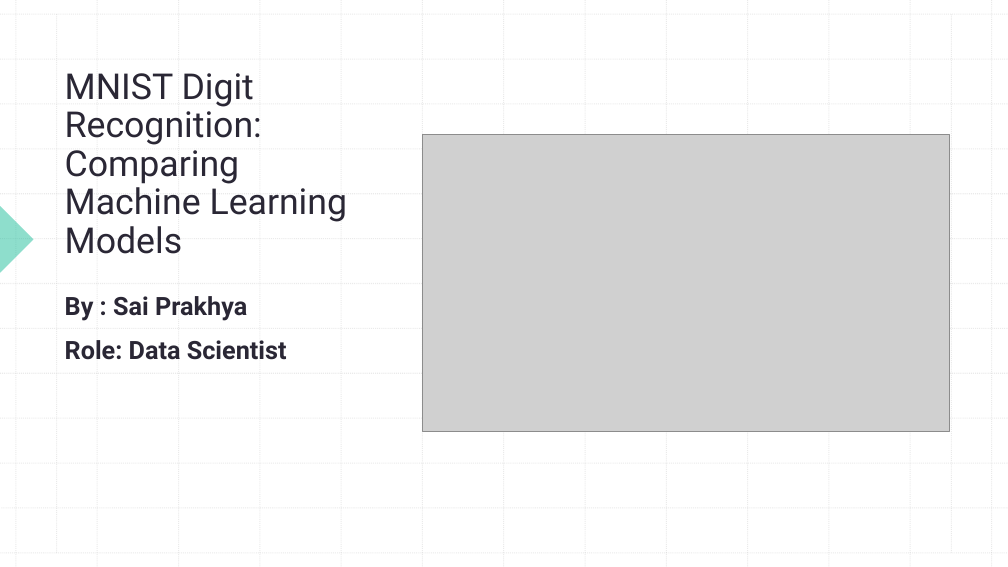
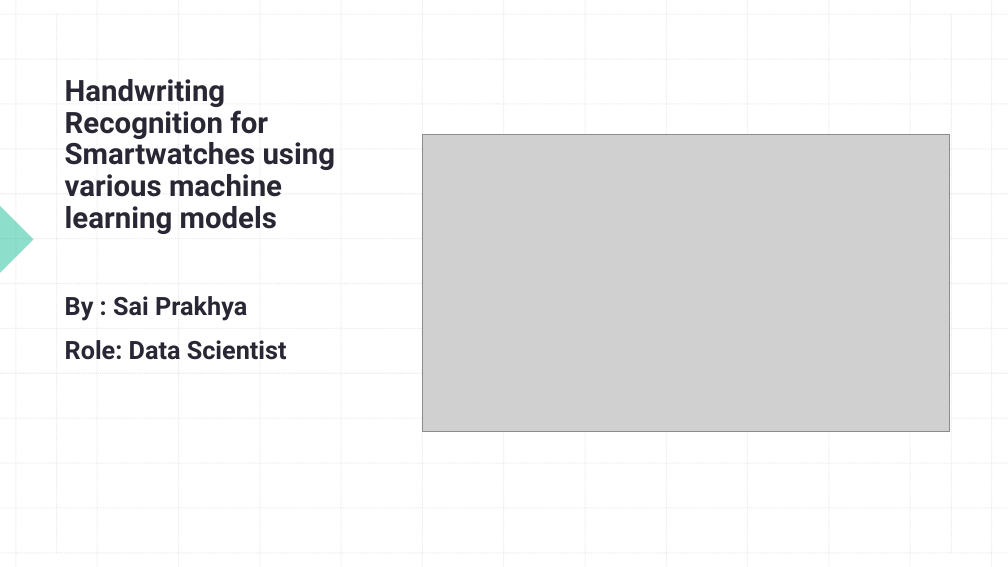
Before and after one commit to Ram9199/MNIST-Digit-Classification-using-Various-Naive-Bayes-Approaches, a slide deck: slide 1 of MNIST Digit Recognition.pptx. Drawn at 1008x567 pixels with LibreOffice and Linux fonts; fonts in the diff are those of the drawing; grey boxes stand for pictures. Boxes give left, top, right and bottom in pixels: in the first picture for what was removed or moved away, otherwise in the second. Text is boxed around its words. In the diff, an @@ line names an element or a change of style, - is before the commit and + after.

```diff
--- a/MNIST Digit Recognition.pptx
+++ b/MNIST Digit Recognition.pptx
@@ title at box(65, 79, 336, 234): text changed; size 34 to 28 pt; bold on @@
-MNIST Digit Recognition: Comparing Machine Learning Models
+Handwriting Recognition for Smartwatches using various machine learning models
```
Also in this commit, not shown: 1 other slide changed, 1 other file.
